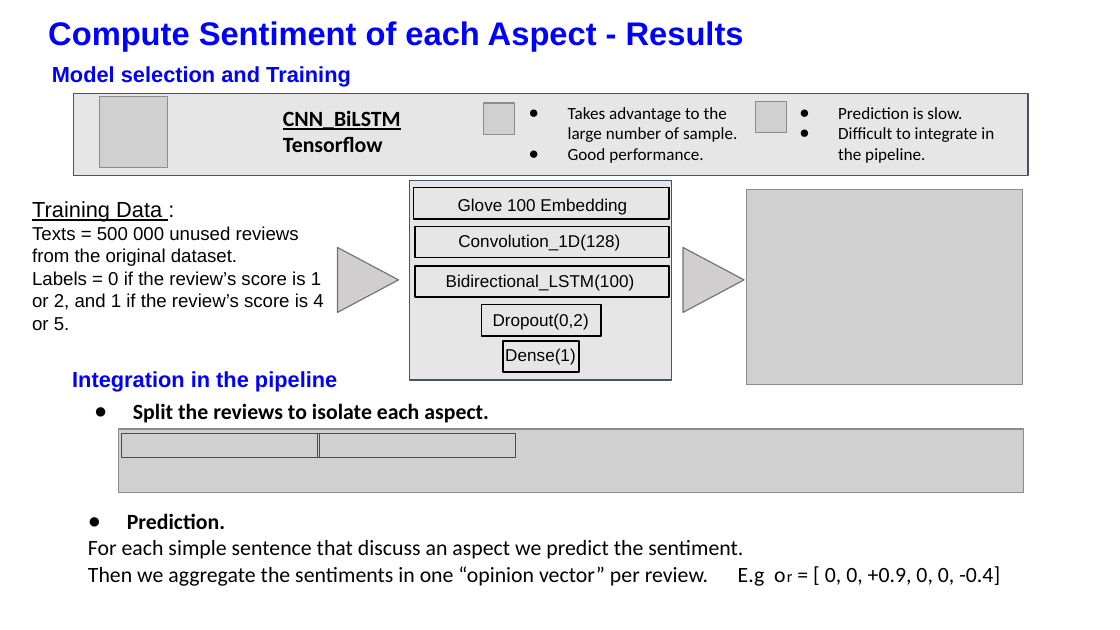
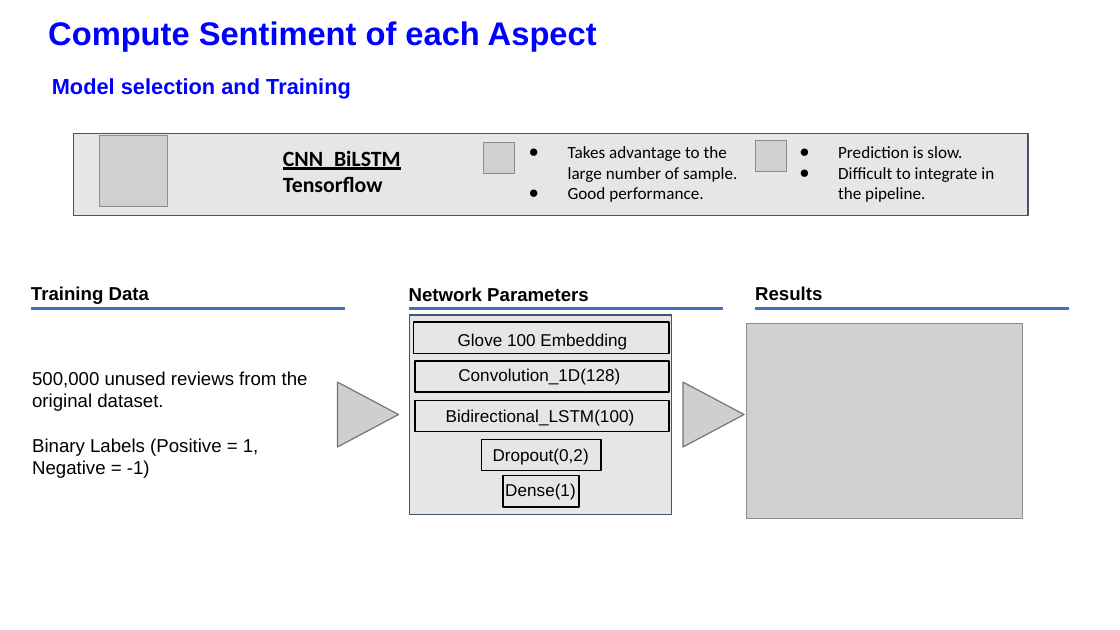
Before and after one commit to CedricJ08/aspect-analysis, a slide deck: slide 11 of Report/Final Presentation Slides.pptx (slide 12 before the commit). Drawn at 1120x630 pixels with LibreOffice and Linux fonts; fonts in the diff are those of the drawing; grey boxes stand for pictures; background and template pictures are left out. Boxes give left, top, right and bottom in pixels: in the first picture for what was removed or moved away, otherwise in the second. Text is boxed around its words. In the diff, an @@ line names an element or a change of style, - is before the commit and + after.

```diff
--- a/Report/Final Presentation Slides.pptx
+++ b/Report/Final Presentation Slides.pptx
@@ text at (48,21,597,51): text changed @@
-Compute Sentiment of each Aspect - Results
+Compute Sentiment of each Aspect
@@ text "Model selection and Training": place and size @@
-text "Model selection and Training" at (52,66,351,87)
+text "Model selection and Training" at (52,78,351,99)
@@ 3 pictures, 3 texts, 1 rectangle: place and size @@
-3 pictures, 3 texts, 1 rectangle at (73,94,1027,176)
+3 pictures, 3 texts, 1 rectangle at (73,133,1027,215)
@@ text added at (31,286,149,304), 12 pt, text #000000, bold @@
+Training Data
@@ text added at (409,287,589,302), 12 pt, text #000000, bold @@
+Network Parameters
@@ text added at (755,286,822,300), 12 pt, text #000000, bold @@
+Results
@@ line added from (31, 308) to (345, 308), #3F6FC3 1.75 pt @@
@@ line added from (409, 309) to (722, 309), #3F6FC3 1.75 pt @@
@@ line added from (755, 308) to (1070, 308), #3F6FC3 1.75 pt @@
@@ text at (32,371,308,478): text changed @@
-Training Data :
-Texts = 500 000 unused reviews from the original dataset.
-Labels = 0 if the review’s score is 1 or 2, and 1 if the review’s score is 4 or 5.
+500,000 unused reviews from the original dataset.
+Binary Labels (Positive = 1, Negative = -1)
@@ text removed at (72,371,337,392) @@
-Integration in the pipeline
@@ text removed at (133,403,489,423) @@
-● Split the reviews to isolate each aspect.
@@ 6 rectangles, 5 texts, 2 triangles, 1 picture: place and size @@
-6 rectangles, 5 texts, 2 triangles, 1 picture at (338,180,1023,384)
+6 rectangles, 5 texts, 2 triangles, 1 picture at (338,315,1023,519)
@@ picture removed at (119,429,1024,493) @@
@@ rectangle removed at (122,433,320,458) @@
@@ rectangle removed at (318,433,516,458) @@
@@ text removed at (88,513,1000,586) @@
-● Prediction.
-For each simple sentence that discuss an aspect we predict the sentiment.
-Then we aggregate the sentiments in one “opinion vector” per review. E.g or = [ 0, 0, +0.9, 0, 0, -0.4]
```
Also in this commit, not shown: 3 other slides changed, 4 slides added, 2 slides removed, 2 other files.
